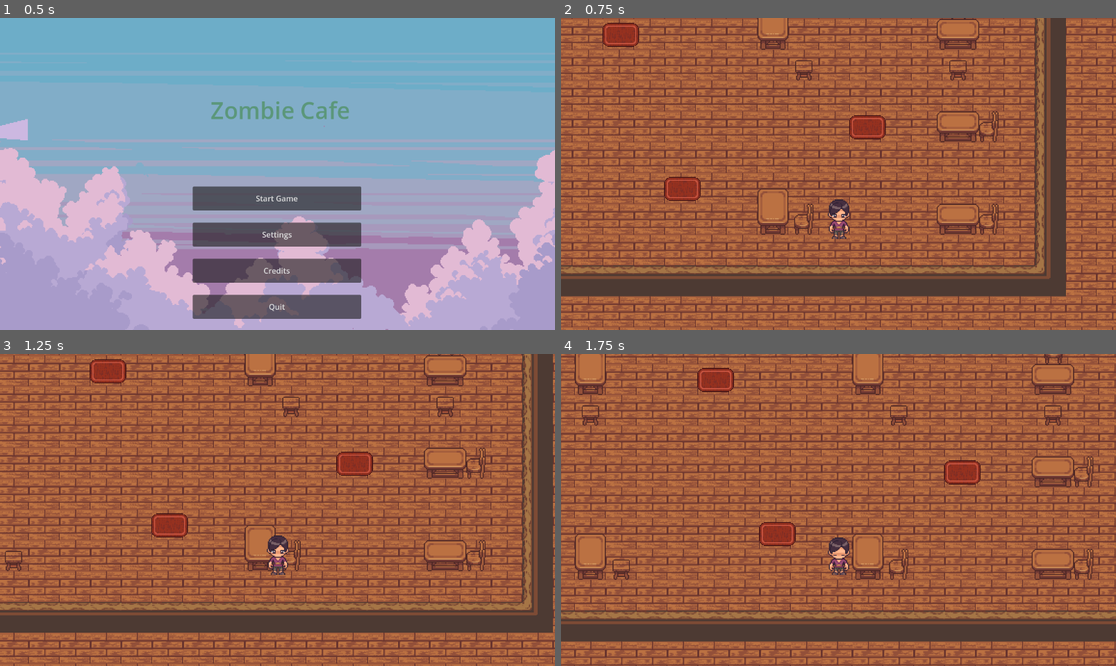
Above: before the commit, frames 1-4 (two rows, left to right).
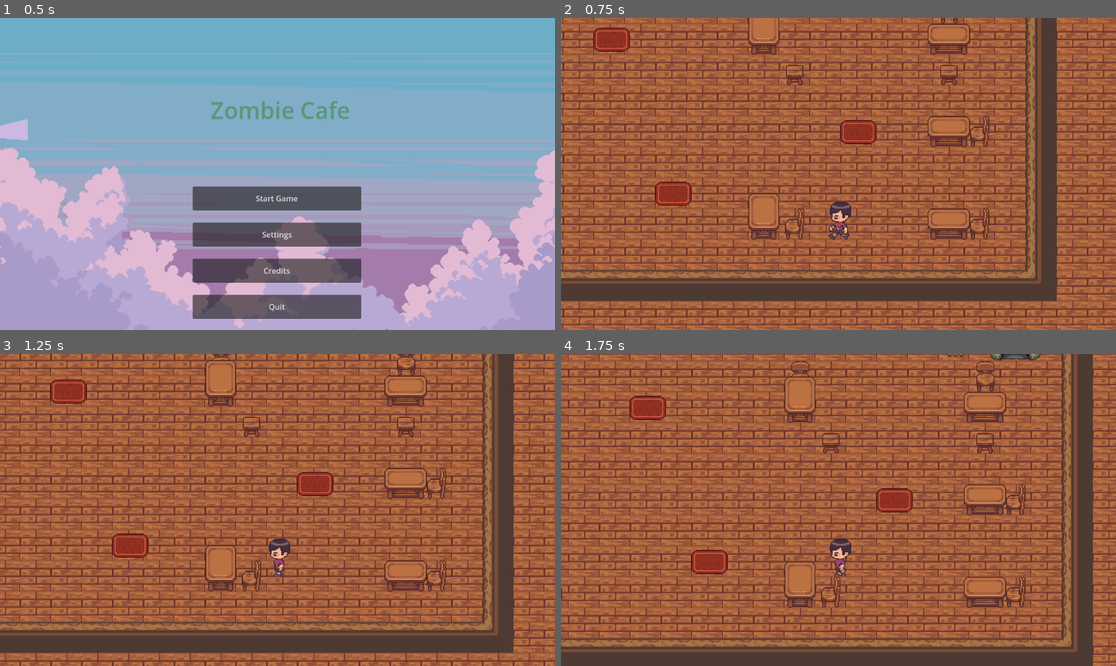
Above: after the commit, the same moments.

Repository: ratgaw/ZombieCafe
Game: Godot game, scene res://Scenes/main_menu.tscn
Same seed, same stepped clock (60 frames per second), same inputs: the game is played once before the commit and once after it.
Inputs:
- Up to frame 1 (0.5 s): no input
- Up to frame 2 (0.75 s): click "Start Game" at 0.5 s
- Up to frame 3 (1.25 s): no input
- Up to frame 4 (1.75 s): hold D (move_right) from 1.28 s (still down)

Frame 1 is identical in both runs. In frame 2, 46% of the frame differs, in the area x 0-100%, y 0-100%; in frame 3, 56%; in frame 4, 55%.

Commit message:
Peasant Movement Cont.
Fleshed out automatic pathing and movement for peasant based on coordinates given.

Diff:
--- a/Main_Menu/Scenes/cafe_game.tscn
+++ b/Main_Menu/Scenes/cafe_game.tscn
@@ -13,6 +13,9 @@
 
 [node name="Cafe Game" type="Node2D"]
 script = ExtResource("1_4hync")
+
+[node name="Order Station Marker" type="Marker2D" parent="."]
+position = Vector2(-141, -198)
 
 [node name="Floor Layer" type="TileMapLayer" parent="."]
 tile_map_data = PackedByteArray("AADv/+z/AgAIAAgAAADv/+3/AgAIAAgAAADv/+7/AgAIAAgAAADv/+//AgAIAAgAAADv//D/AgAIAAgAAADv// …(39856 unchanged characters)…
--- a/Main_Menu/Scripts/Globals.gd
+++ b/Main_Menu/Scripts/Globals.gd
@@ -5,3 +5,4 @@
 var music_volume = 0.5
 var last_scene = "res://Scenes/main_menu.tscn"
 var unmute = true
+var order_pos = Vector2(-141, -198)
--- a/Main_Menu/Scripts/cafe_game_screen.gd
+++ b/Main_Menu/Scripts/cafe_game_screen.gd
@@ -2,6 +2,8 @@
 
 @onready var game_options_menu: PopupMenu = $"Game Options Menu"
 @onready var peasant_scene = preload("res://Scenes/peasant_1.tscn")
+@onready var order_station_marker: Marker2D = $"Order Station Marker"
+
 
 func _ready() -> void:
 	pass
--- a/Main_Menu/Scripts/peasant_1.gd
+++ b/Main_Menu/Scripts/peasant_1.gd
@@ -7,12 +7,12 @@
 signal Order_Fulfilled (Order_Fufilled : bool)
 
 #speed for test player movement function
-@export var speed: float = 100.0
+@export var speed: float = 50.0
 
 func _ready():
-	set_move_to_target(Vector2(-250,-100))
+	set_move_to_target(Globals.order_pos)
 
-#function controlling player test movement & walk/idle animations
+##function controlling player test movement & walk/idle animations
 #func _physics_process(_float):
 	#var direction := Vector2.ZERO
 #
@@ -52,6 +52,16 @@
 	var mov_pos = movement.get_next_path_position()
 	var mov_dir = global_position.direction_to(mov_pos)
 	var smovement = mov_dir * speed * delta
+
+	if smovement.x < 0 && smovement.x < smovement.y:
+		animations.animation = "Walk_Left"
+	elif mov_dir.x > 0 && smovement.x > smovement.y:
+		animations.animation = "Walk_Right"
+	elif mov_dir.y < 0 && smovement.y < smovement.x:
+		animations.animation = "Walk_Up"
+	elif mov_dir.y > 0 && smovement.y > smovement.x:
+		animations.animation = "Walk_Down"
+	print(smovement)
 	translate(smovement)
 
 func set_move_to_target(target : Vector2):
